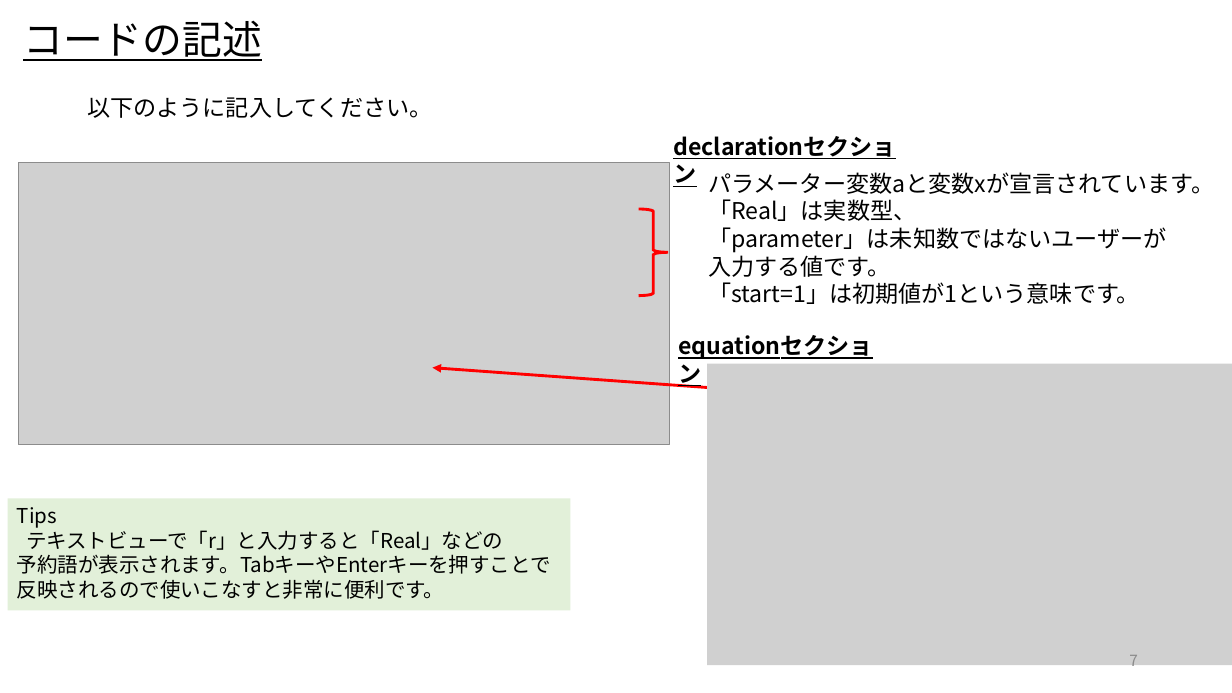
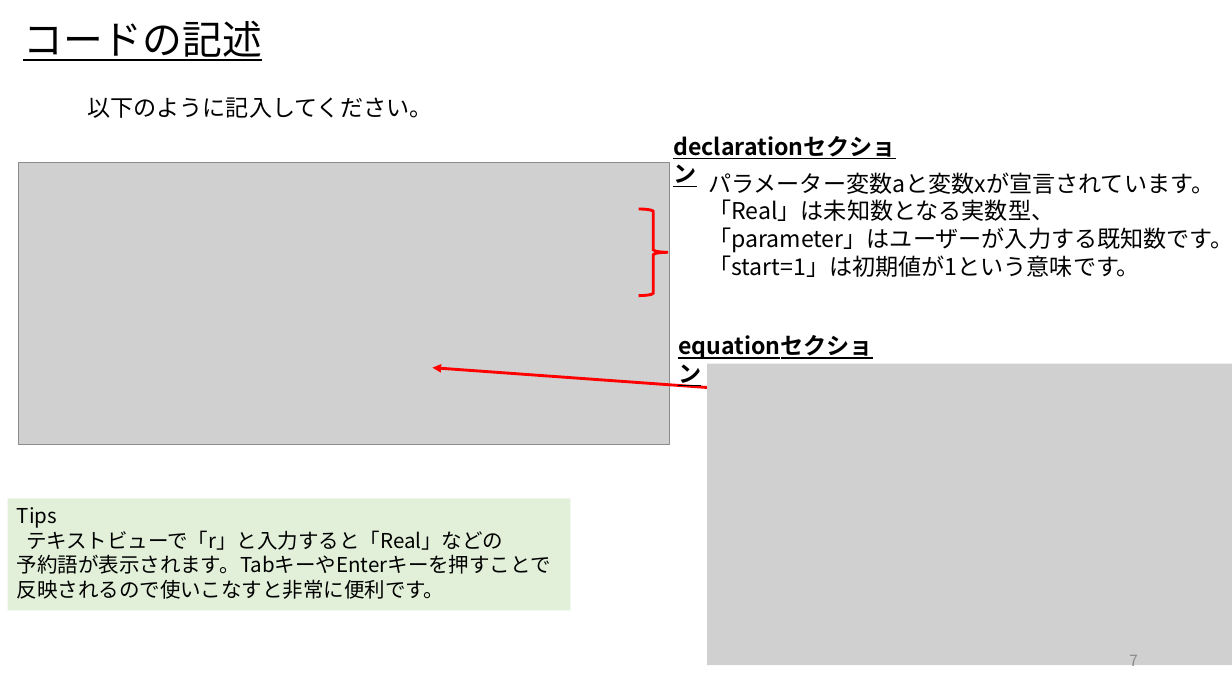
Before and after one commit to UedaShigenori/OpenModelica_Tutorials_Ja, a slide deck: slide 7 of 2_HelloWorld/OpenModelica_Tutorials_2.pptx. Drawn at 1232x693 pixels with LibreOffice and Linux fonts; fonts in the diff are those of the drawing; grey boxes stand for pictures. Boxes give left, top, right and bottom in pixels: in the first picture for what was removed or moved away, otherwise in the second. Text is boxed around its words. In the diff, an @@ line names an element or a change of style, - is before the commit and + after.

```diff
--- a/2_HelloWorld/OpenModelica_Tutorials_2.pptx
+++ b/2_HelloWorld/OpenModelica_Tutorials_2.pptx
@@ text at [708, 199, 1232, 253]: text changed @@
-「Real」は実数型、
-「parameter」は未知数ではないユーザーが
-入力する値です。
+「Real」は未知数となる実数型、
+「parameter」はユーザーが入力する既知数です。
```
Also in this commit, not shown: 1 other file.
